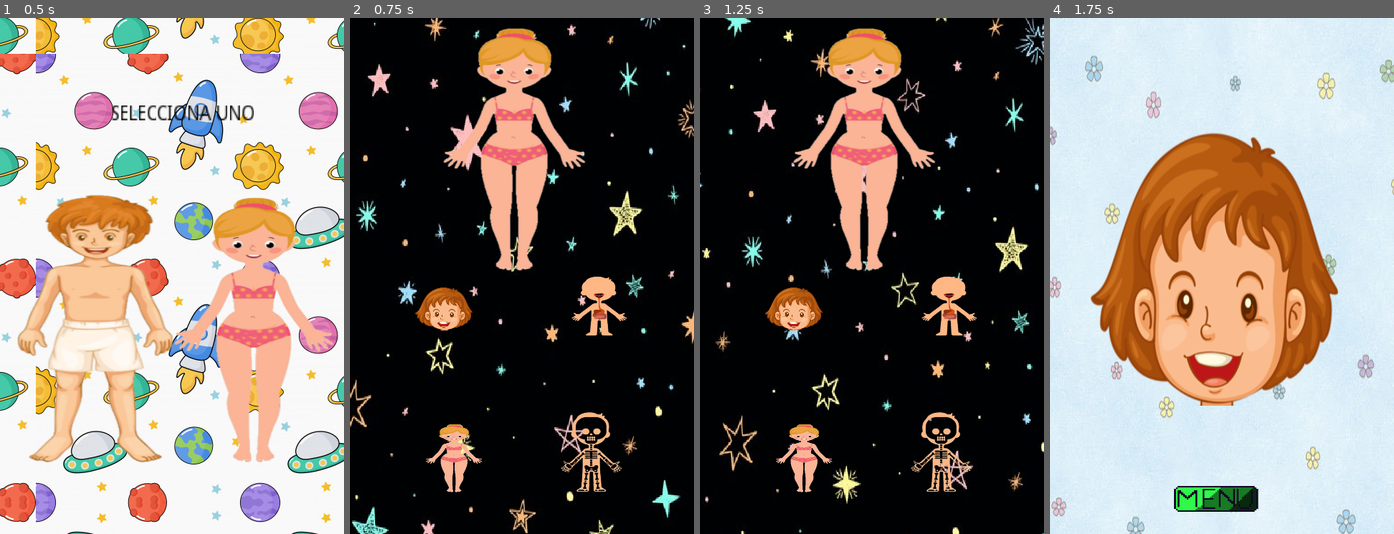
Above: before the commit, frames 1-4 (left to right).
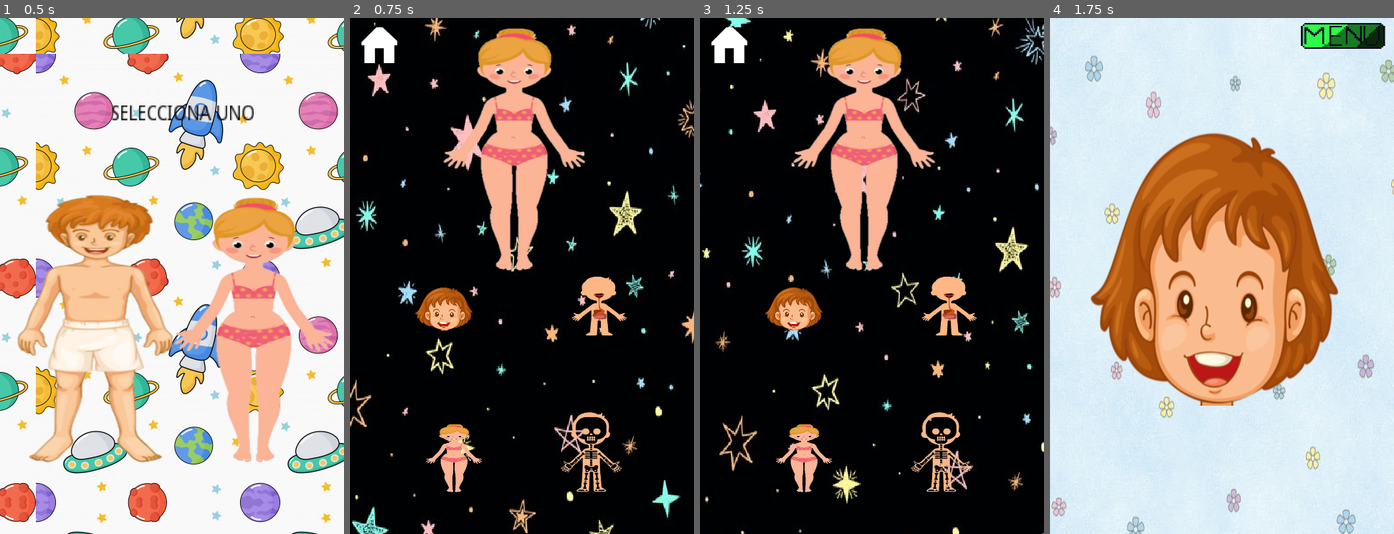
Above: after the commit, the same moments.

Repository: CristinaVinanzaca/vinculacion
Game: Godot game, scene res://Menuinicio.tscn
The game is run twice, just before and just after one commit, with the same random seed, the same clock (stepped at 60 frames per second) and the same inputs.
Inputs (mouse positions are in pixels of both pictures, inside the frame that each line leads up to):
- Up to frame 1 (0.5 s): no input
- Up to frame 2 (0.75 s): click (649, 327) at 0.5 s
- Up to frame 3 (1.25 s): no input
- Up to frame 4 (1.75 s): click (1146, 306) at 1.25 s

Frame 1 is identical in both runs. In frame 2, 0.5% of the frame differs, in the area x 3-14%, y 1-9%; in frame 3, 0.5%; in frame 4, 2.4%, in the area x 36-98%, y 0-96%.

Commit message:
cambosss

Diff:
--- a/vinculacionppp/Menudehombre.gd
+++ b/vinculacionppp/Menudehombre.gd
@@ -3,11 +3,13 @@
 onready var btnhuesos=get_node("cabeza/OrganosHombres/Esqueletohombre")
 onready var btnorganos=get_node("cabeza/OrganosHombres")
 onready var botn=get_node("Button")
+onready var btn2=get_node("home")
 func _ready():
 	btncabeza.connect("pressed",self,"_llamarCabeza")
 	btnhuesos.connect("pressed",self,"_llamarHuesos")
 	btnorganos.connect("pressed",self,"_llamarOrganos")
 	botn.connect("pressed",self,"_on_Button_pressed")
+	btn2.connect("pressed",self,"_irhouse")
 
 func _on_Button_pressed():
 	get_tree().change_scene("res://escenas/niñoFrente.tscn")
@@ -17,3 +19,5 @@
 	get_tree().change_scene("res://escenas/niñohuesos.tscn")
 func _llamarOrganos():
 	get_tree().change_scene("res://escenas/niñoOrganos.tscn")
+func _irhouse():
+	get_tree().change_scene("res://Menuinicio.tscn")
--- a/vinculacionppp/Menudehombre.tscn
+++ b/vinculacionppp/Menudehombre.tscn
@@ -6,6 +6,7 @@
 [ext_resource path="res://imagen/WhatsApp_Image_2020-09-24_at_21.17.02-removebg-preview.png" type="Texture" id=4]
 [ext_resource path="res://escenas/Fondodeestrellas.tscn" type="PackedScene" id=5]
 [ext_resource path="res://Menudehombre.gd" type="Script" id=6]
+[ext_resource path="res://imagen/descarga.png" type="Texture" id=7]
 
 [node name="Menu" type="Control"]
 margin_right = 481.0
@@ -80,3 +81,10 @@
 flat = true
 
 [node name="ParallaxBackground" parent="." instance=ExtResource( 5 )]
+
+[node name="home" type="Button" parent="."]
+margin_top = -2.51987
+margin_right = 82.0
+margin_bottom = 78.4801
+icon = ExtResource( 7 )
+flat = true
--- a/vinculacionppp/Menudeopciones.tscn
+++ b/vinculacionppp/Menudeopciones.tscn
@@ -6,6 +6,7 @@
 [ext_resource path="res://imagen/WhatsApp_Image_2020-09-24_at_21.17.02-removebg-preview.png" type="Texture" id=4]
 [ext_resource path="res://imagen/WhatsApp_Image_2020-09-24_at_21.17.03-removebg-preview.png" type="Texture" id=5]
 [ext_resource path="res://escenas/Menudeopciones.gd" type="Script" id=6]
+[ext_resource path="res://imagen/descarga.png" type="Texture" id=7]
 
 [node name="Menudeactividades" type="Control"]
 margin_right = 483.0
@@ -77,3 +78,12 @@
 rect_scale = Vector2( 0.81477, 0.600728 )
 icon = ExtResource( 3 )
 flat = true
+
+[node name="home" type="Button" parent="."]
+margin_right = 12.0
+margin_bottom = 20.0
+icon = ExtResource( 7 )
+flat = true
+__meta__ = {
+"_edit_use_anchors_": false
+}
--- a/vinculacionppp/escenas/Menudeopciones.gd
+++ b/vinculacionppp/escenas/Menudeopciones.gd
@@ -3,19 +3,21 @@
 onready var btnhuesos=get_node("partesdehuesos")
 onready var btnorganos=get_node("partesorganos")
 onready var botn=get_node("CuerpoEntero")
+onready var btn2=get_node("home")
 func _ready():
 	btncabeza.connect("pressed",self,"_llamarCabeza")
 	btnhuesos.connect("pressed",self,"_llamarHuesos")
 	btnorganos.connect("pressed",self,"_llamarOrganos")
 	botn.connect("pressed",self,"_on_CuerpoEntero_pressed")
-
+	btn2.connect("pressed",self,"_irhouse")
 func _llamarCabeza():
 	get_tree().change_scene("res://escenas/niñacabeza.tscn")
 func _llamarHuesos():
 	get_tree().change_scene("res://escenas/niñaHuesos.tscn")
 func _llamarOrganos():
 	get_tree().change_scene("res://escenas/niñaOrganos.tscn")
-
+func _irhouse():
+	get_tree().change_scene("res://Menuinicio.tscn")
 
 func _on_CuerpoEntero_pressed():
 	get_tree().change_scene("res://escenas/secundaria.tscn")
--- a/vinculacionppp/escenas/niñaOrganos.tscn
+++ b/vinculacionppp/escenas/niñaOrganos.tscn
@@ -71,10 +71,9 @@
 [node name="audios" type="AudioStreamPlayer" parent="."]
 
 [node name="Button" type="Button" parent="."]
-margin_left = 184.433
-margin_top = 666.73
-margin_right = 708.433
-margin_bottom = 900.73
+margin_left = 370.033
+margin_right = 894.033
+margin_bottom = 234.0
 rect_scale = Vector2( 0.206778, 0.211542 )
 icon = ExtResource( 4 )
 flat = true
--- a/vinculacionppp/escenas/niñacabeza.tscn
+++ b/vinculacionppp/escenas/niñacabeza.tscn
@@ -83,10 +83,10 @@
 [node name="audios" type="AudioStreamPlayer" parent="."]
 
 [node name="Button" type="Button" parent="."]
-margin_left = 164.074
-margin_top = 645.854
-margin_right = 688.074
-margin_bottom = 879.854
+margin_left = 340.51
+margin_top = 3.63798e-12
+margin_right = 864.51
+margin_bottom = 234.0
 rect_scale = Vector2( 0.263514, 0.222052 )
 icon = ExtResource( 4 )
 flat = true
--- a/vinculacionppp/escenas/niñoCabeza.gd
+++ b/vinculacionppp/escenas/niñoCabeza.gd
@@ -37,4 +37,4 @@
 
 
 func _on_Button_pressed():
-	get_tree().change_scene()
+	get_tree().change_scene("res://Menudehombre.tscn")
--- a/vinculacionppp/escenas/niñoCabeza.tscn
+++ b/vinculacionppp/escenas/niñoCabeza.tscn
@@ -84,10 +84,10 @@
 [node name="audios" type="AudioStreamPlayer" parent="."]
 
 [node name="Button" type="Button" parent="."]
-margin_left = 137.048
-margin_top = 565.303
-margin_right = 661.048
-margin_bottom = 799.303
+margin_left = 280.885
+margin_top = -4.05371
+margin_right = 804.885
+margin_bottom = 229.946
 rect_scale = Vector2( 0.391219, 0.36384 )
 icon = ExtResource( 4 )
 flat = true
--- a/vinculacionppp/escenas/niñoFrente.gd
+++ b/vinculacionppp/escenas/niñoFrente.gd
@@ -95,4 +95,4 @@
 
 
 func _on_Buttonvolvermenu_pressed():
-	get_tree().change_scene("res://Menuinicio.tscn")
+	get_tree().change_scene("res://Menudehombre.tscn")
--- a/vinculacionppp/escenas/niñoOrganos.tscn
+++ b/vinculacionppp/escenas/niñoOrganos.tscn
@@ -70,10 +70,9 @@
 [node name="audios" type="AudioStreamPlayer" parent="."]
 
 [node name="botondemenu" type="Button" parent="."]
-margin_left = 140.064
-margin_top = 650.689
-margin_right = 664.064
-margin_bottom = 884.689
+margin_left = 288.191
+margin_right = 812.191
+margin_bottom = 234.0
 rect_scale = Vector2( 0.368525, 0.28209 )
 icon = ExtResource( 4 )
 flat = true
--- a/vinculacionppp/escenas/niñohuesos.tscn
+++ b/vinculacionppp/escenas/niñohuesos.tscn
@@ -73,10 +73,10 @@
 [node name="audios" type="AudioStreamPlayer" parent="."]
 
 [node name="Button" type="Button" parent="."]
-margin_left = 146.361
-margin_top = 645.081
-margin_right = 670.361
-margin_bottom = 879.081
+margin_left = 303.163
+margin_top = 0.00012207
+margin_right = 827.163
+margin_bottom = 234.0
 rect_scale = Vector2( 0.350886, 0.241062 )
 icon = ExtResource( 4 )
 flat = true
--- a/vinculacionppp/escenas/secundaria.gd
+++ b/vinculacionppp/escenas/secundaria.gd
@@ -97,4 +97,4 @@
 
 
 func _on_Button_pressed():
-	get_tree().change_scene("res://Menudehombre.tscn")
+	get_tree().change_scene("res://Menudeopciones.tscn")
Not shown: 1 places in vinculacionppp/Menudehombre.tscn that only renumber resources
Not shown: 1 places in vinculacionppp/Menudeopciones.tscn that only renumber resources
Binary file added: vinculacionppp/imagen/descarga.png
Not shown, added: vinculacionppp/imagen/descarga.png.import
